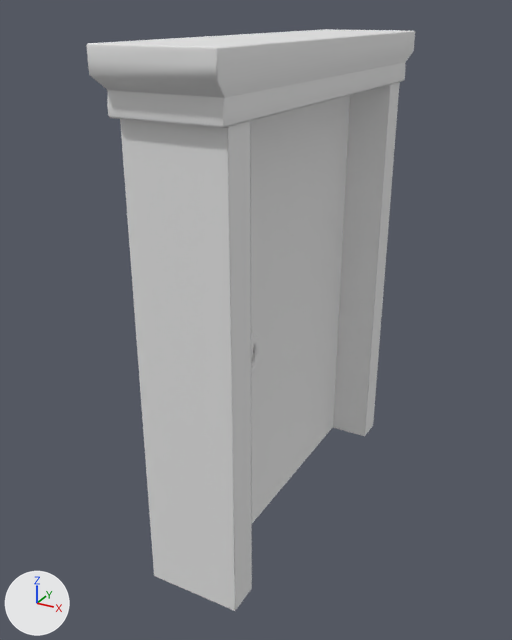
One commit to the FBX model Assets/Models/Environment/_Tiles/OreMiningGate.fbx: the scene before it, then after it.
Before and after are seen from a camera (50 mm lens) standing at (2.33, -4.62, 3.87) and looking at (-0.09, -0.22, 1.67). Lighting does not change. The marker at lower left points along +X, +Y and +Z. The picture after the commit comes second. Where no turn or scale is listed for an object, it has been applied to the vertices.

Objects in the first picture: 'DungeonGatesBDEP_B_2Sides_Woods', 'DungeonGatesBDEP_B_2Sides_Woods.016'.
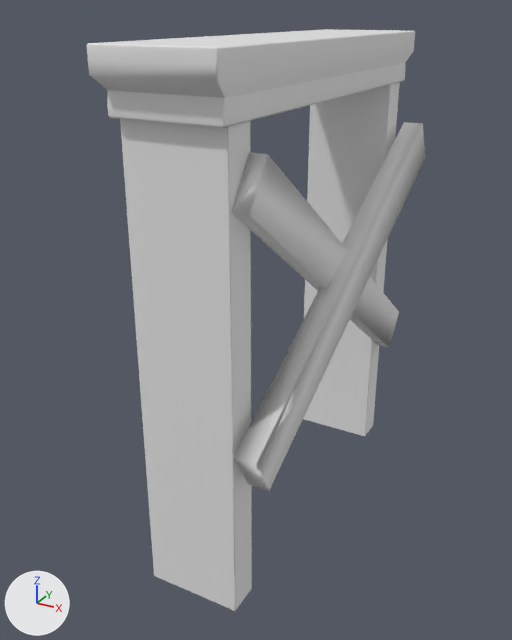
Where the newer file only moved an object's origin or applied its transform, the numbers keep the older frame.

What changed in the scene script:
```text
Add me_closeplanks:
    me_closeplanks.from_pydata([(0.52, 1.3, 0.93), (0.51, -1.39, 2.86), (0.4, -1.18, 3.15), (0.4, 1.51, 1.22), (0.4, 1.3, 0.93), (0.52, 1.51, 1.22), (0.51, -1.18, 3.15), (0.4, -1.39, 2.86), (0.62, 1.56, 2.68), (0.61, -1.32, 1.05), (0.46, -1.5, 1.36), (0.45, 1.38, 2.99), (0.45, 1.56, 2.68), (0.62, 1.38, 2.99), (0.61, -1.5, 1.36), (0.46, -1.32, 1.05)], [], [(2, 3, 4), (7, 4, 0), (1, 0, 5), (6, 5, 3), (7, 2, 4), (1, 7, 0), (6, 1, 5), (2, 6, 3), (5, 0, 4, 3), (6, 2, 7), (7, 1, 6), (10, 11, 12), (15, 12, 8), (9, 8, 13), (14, 13, 11), (15, 10, 12), (9, 15, 8), (14, 9, 13), (10, 14, 11), (13, 8, 12, 11), (14, 10, 15), (15, 9, 14)])
    me_closeplanks.materials.append(mat_dungeongatesbdep)  # its picture is missing
Remove ob_dungeongatesbdep_b_2sides_woods_016:
    ob_dungeongatesbdep_b_2sides_woods_016 = bpy.data.objects.new('DungeonGatesBDEP_B_2Sides_Woods.016', me_dungeongatesbdep_b_2sides_woods_016)
    ob_dungeongatesbdep_b_2sides_woods_016.location = (-0.164, 1.129, 2.878)
Add ob_closeplanks:
    ob_closeplanks = bpy.data.objects.new('ClosePlanks', me_closeplanks)
    ob_closeplanks.location = (0.0, 0.0, 0.0)
```

Pixel boxes [x1, y1, x2, y2] of what changed, in the pictures (512 x 640 px):
'DungeonGatesBDEP_B_2Sides_Woods.016', deleted: before [250, 95, 350, 523]
'ClosePlanks', added: after [231, 122, 425, 491]
